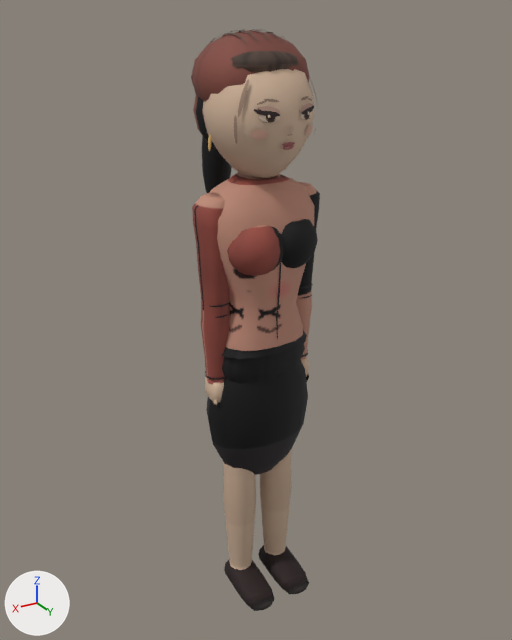
A saved change to the glTF model assets/roster/models/iriwon_a.glb.
The view is the same before and after, from a camera (50 mm lens) standing at (1.103, 1.824, 1.955) and looking at (-0.034, -0.07, 1.007). The lights are fixed; the arrows at lower left show +X, +Y and +Z. The first picture is the older version. Vertices at exactly the same position are counted once.

Script lines for the objects in view, before the commit:
```python
me_mesh_0 = bpy.data.meshes.new('Mesh_0')
me_mesh_0.from_pydata(...)  # 5261 vertices, 9426 faces; spans x -0.22..0.22, y -0.31..0.19, z -0.01..1.92
me_mesh_0.materials.append(mat_material_0)
ob_body = bpy.data.objects.new('Body', me_mesh_0)
ob_body.location = (0.0, 0.0, 0.0)
```
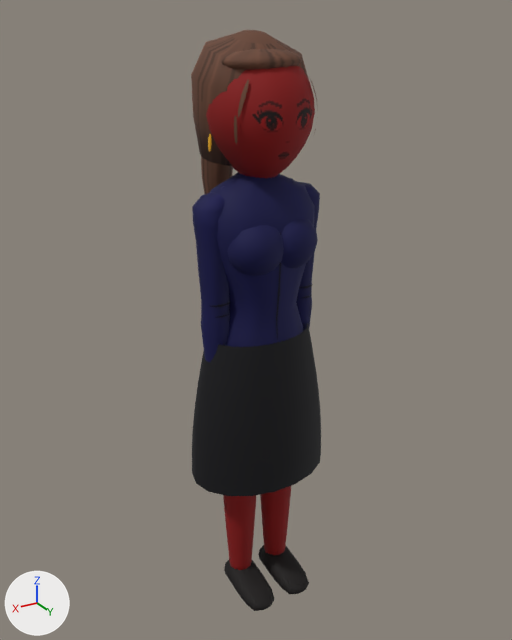
What differs and where, as boxes (x1, y1, x2, y2) in the pictures (512 x 640 px; the box of a moved part takes in the faces that stretch with it):
'Body', reshaped: before (191, 29, 320, 611); after (191, 30, 321, 611)
part 1 of me_mesh_0, added: after (192, 324, 321, 496)
part 2 of me_mesh_0, deleted: before (254, 103, 314, 150)
part 3 of me_mesh_0, moved or reshaped: before (191, 29, 314, 193); after (191, 30, 315, 194)
part 4 of me_mesh_0, moved or reshaped (not visible afterwards): before (205, 358, 309, 475)
part 5 of me_mesh_0, recoloured (brown to blue): (192, 51, 320, 611) in both

The change, as a list of edits to the scene's bpy script:
```text
Change me_mesh_0:
    used by ob_body; location = (0.0, 0.0, 0.0)
    remove me_mesh_0.from_pydata(...)  # 5261 vertices, 9426 faces; spans x -0.22..0.22, y -0.31..0.19, z -0.01..1.92
    add me_mesh_0.from_pydata(...)  # 3828 vertices, 7132 faces; spans x -0.25..0.25, y -0.31..0.19, z -0.01..1.92
    me_mesh_0 part 1: a new loose piece of 126 vertices spanning x -0.25..0.25, y -0.18..0.18, z 0.49..1.01, in mat_material_0
    me_mesh_0 part 2: 26 loose pieces with 1118 vertices, spanning x -0.1..0.1, y 0.14..0.17, z 1.61..1.73, are deleted
    me_mesh_0 part 3: 142 vertices moved from x -0.16..0.16, y -0.31..0.16, z 1.36..1.87 to x -0.16..0.16, y -0.31..0.16, z 1.32..1.87; 754 vertices removed from x -0.16..0.16, y -0.21..0.17, z 1.51..1.92; 430 vertices added at x -0.16..0.16, y -0.21..0.16, z 1.5..1.92
    me_mesh_0 part 4: 106 vertices moved from x -0.19..0.19, y -0.04..0.04, z 0.78..0.87 to x -0.18..0.18, y -0.03..0.03, z 0.8..0.87; 550 vertices removed from x -0.19..0.19, y -0.12..0.12, z 0.45..1.01; 433 vertices added at x -0.19..0.19, y -0.03..0.04, z 0.8..0.89
    me_mesh_0 part 5: 4714 kept faces spanning x -0.22..0.22, y -0.31..0.19, z -0.01..1.87 get new vertex colours
```
